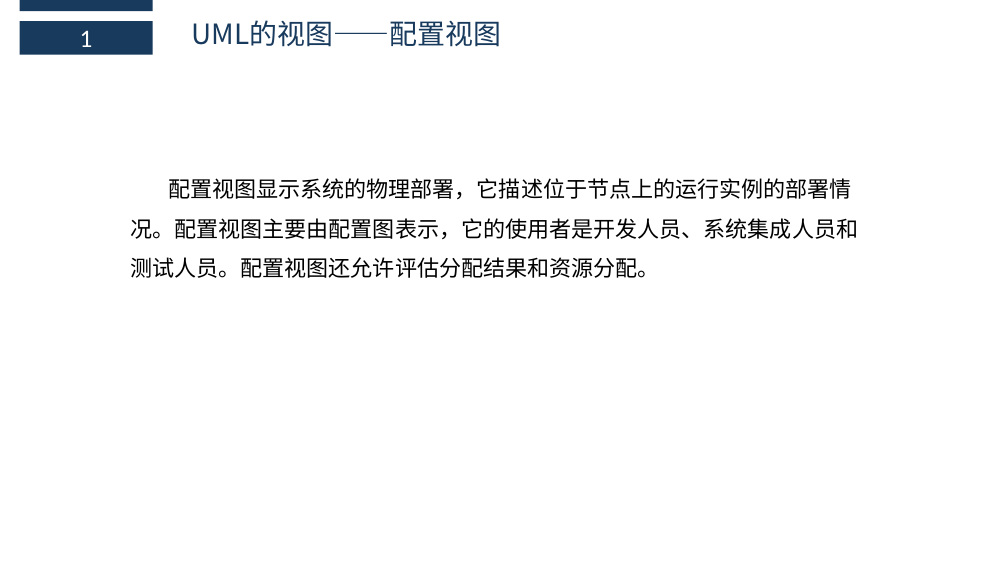
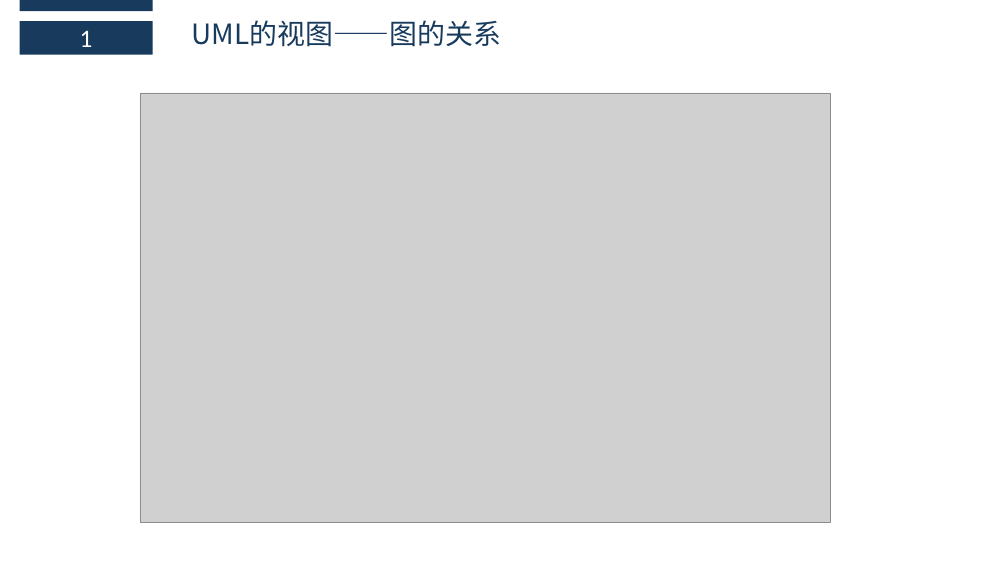
Before and after one commit to boboHh/AssistantTeaching, a slide deck: slide 7 of 非受控文档/06-公用/PRD2018-G11-UML视图及系统开发阶段部分.pptx. Drawn at 1008x567 pixels with LibreOffice and Linux fonts; fonts in the diff are those of the drawing; grey boxes stand for pictures. Boxes give left, top, right and bottom in pixels: in the first picture for what was removed or moved away, otherwise in the second. Text is boxed around its words. In the diff, an @@ line names an element or a change of style, - is before the commit and + after.

```diff
--- a/非受控文档/06-公用/PRD2018-G11-UML视图及系统开发阶段部分.pptx
+++ b/非受控文档/06-公用/PRD2018-G11-UML视图及系统开发阶段部分.pptx
@@ text at (x1=192, y1=20, x2=502, y2=47): text changed @@
-UML的视图——配置视图
+UML的视图——图的关系
@@ picture added at (x1=141, y1=93, x2=830, y2=523) @@
@@ text removed at (x1=130, y1=178, x2=858, y2=278) @@
-配置视图显示系统的物理部署，它描述位于节点上的运行实例的部署情况。配置视图主要由配置图表示，它的使用者是开发人员、系统集成人员和测试人员。配置视图还允许评估分配结果和资源分配。
```
Also in this commit, not shown: 1 slide added.
